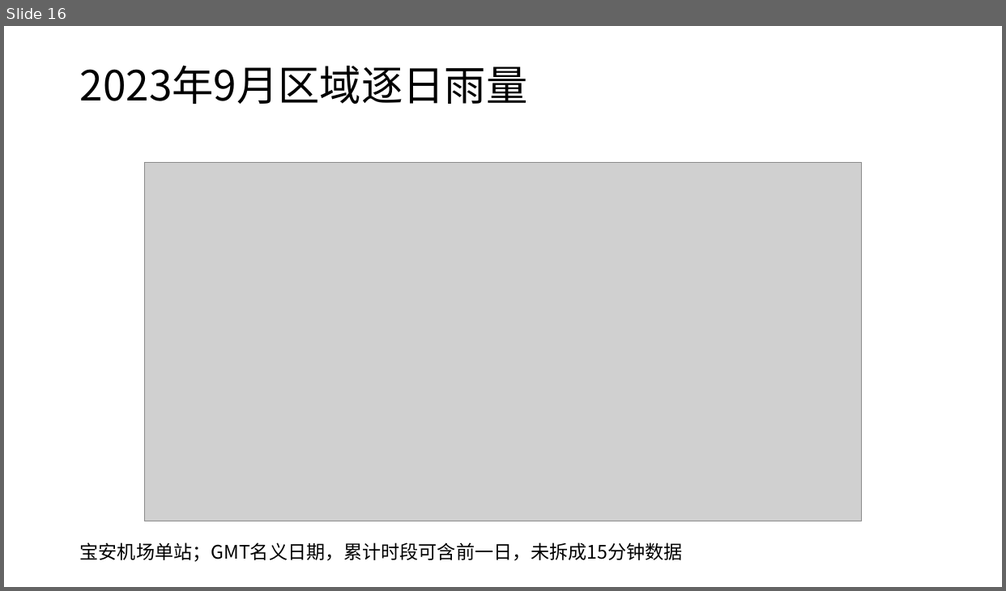
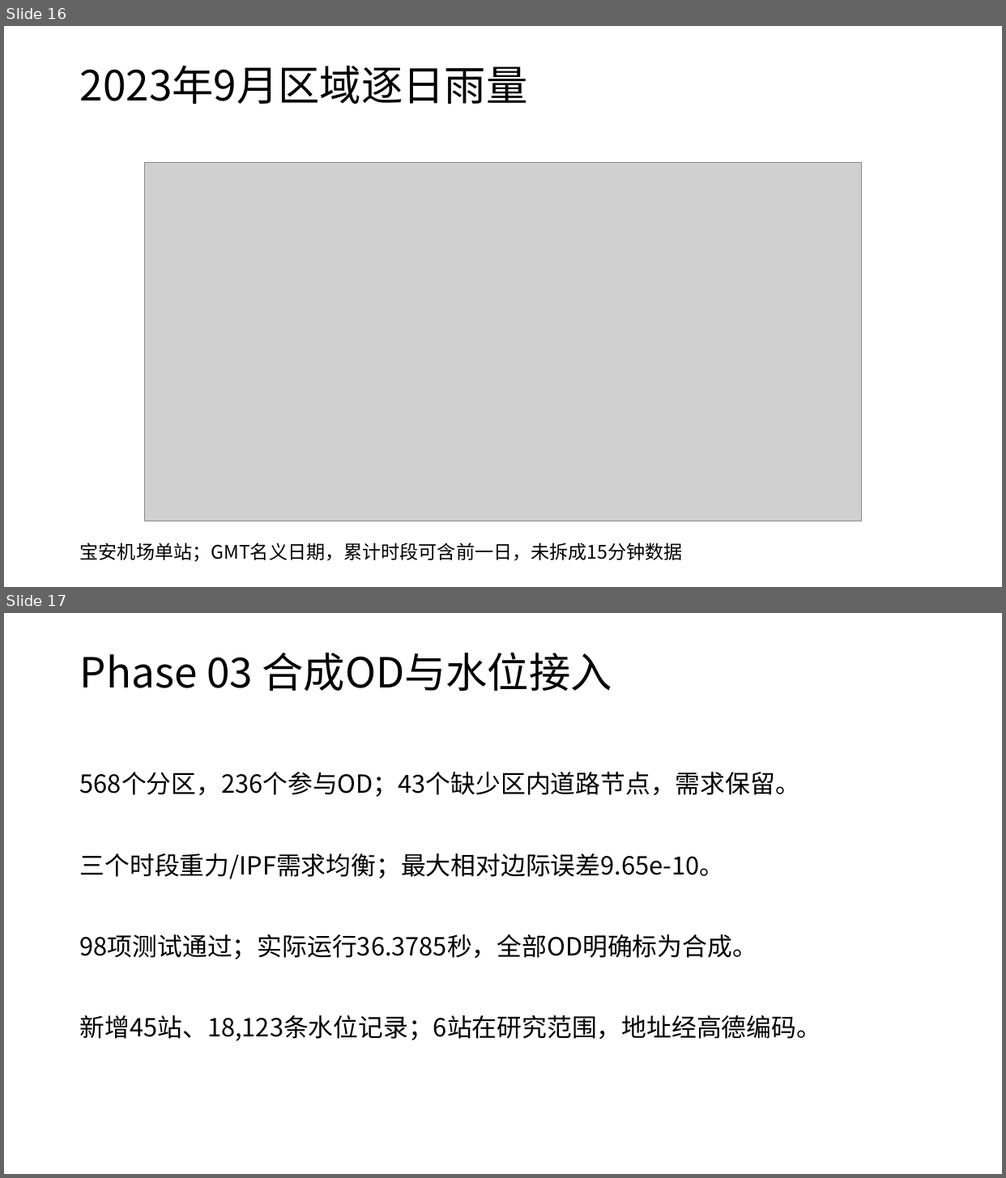
Before and after one commit to zhzhzh666/jiaotong, a slide deck: docs/deliverables/开题与阶段进展汇报.pptx. Shown one above the other, each under a label of ours: slide 16 before the commit, slides 16 and 17 after it. The pictures are 1006x591 and 1006x1178 pixels, drawn with LibreOffice and Linux fonts; fonts in the diff are those of the drawing; grey boxes stand for pictures. Boxes give left, top, right and bottom in pixels: in the first picture for what was removed or moved away, otherwise in the second. Text is boxed around its words. In the diff, an @@ line names an element or a change of style, - is before the commit and + after.

Commit message:
Accept Phase 03 replay and synchronize Word PPT and runtime figures

```diff
--- a/docs/deliverables/开题与阶段进展汇报.pptx
+++ b/docs/deliverables/开题与阶段进展汇报.pptx
@@ slide 17 added at [4, 613, 1002, 1174], background #FFFFFF @@
@@ text added at [80, 652, 612, 691], 40 pt, text #000000 @@
+Phase 03 合成OD与水位接入
@@ text added at [80, 772, 800, 797], 24 pt, text #000000 @@
+568个分区，236个参与OD；43个缺少区内道路节点，需求保留。
@@ text added at [80, 854, 725, 879], 24 pt, text #000000 @@
+三个时段重力/IPF需求均衡；最大相对边际误差9.65e-10。
@@ text added at [80, 935, 757, 960], 24 pt, text #000000 @@
+98项测试通过；实际运行36.3785秒，全部OD明确标为合成。
@@ text added at [80, 1016, 821, 1041], 24 pt, text #000000 @@
+新增45站、18,123条水位记录；6站在研究范围，地址经高德编码。
```
Also in this commit, not shown: 3 slides changed, 5 other slides added, 28 other files.
